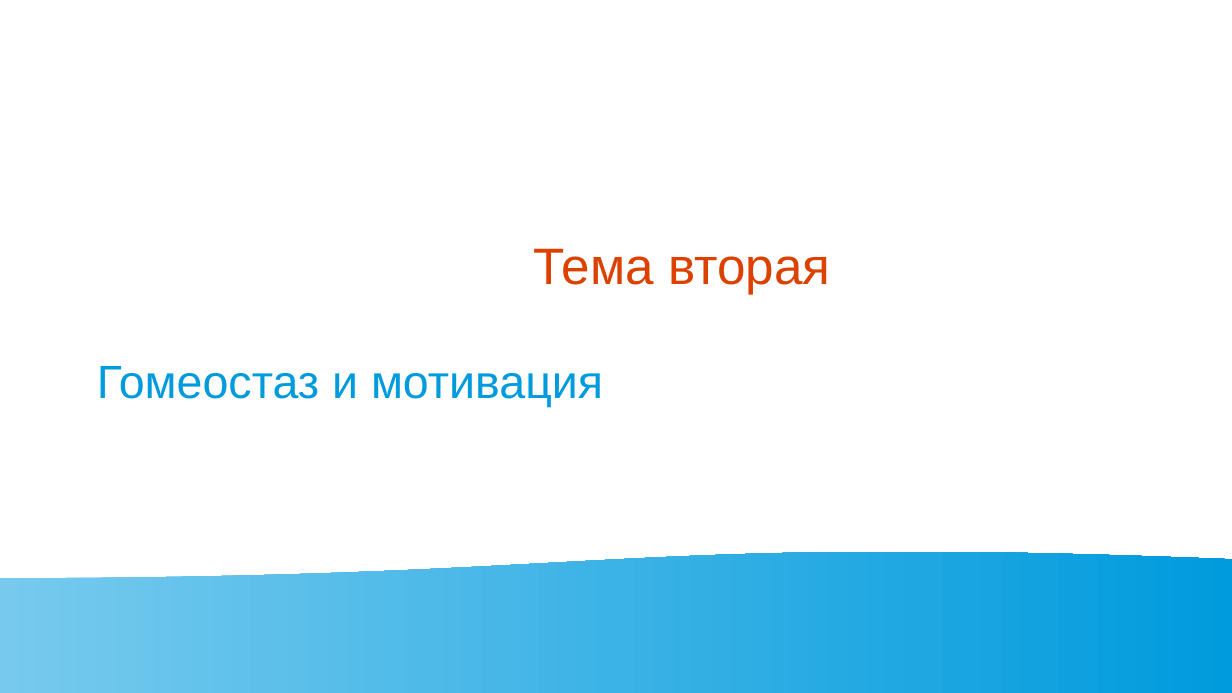
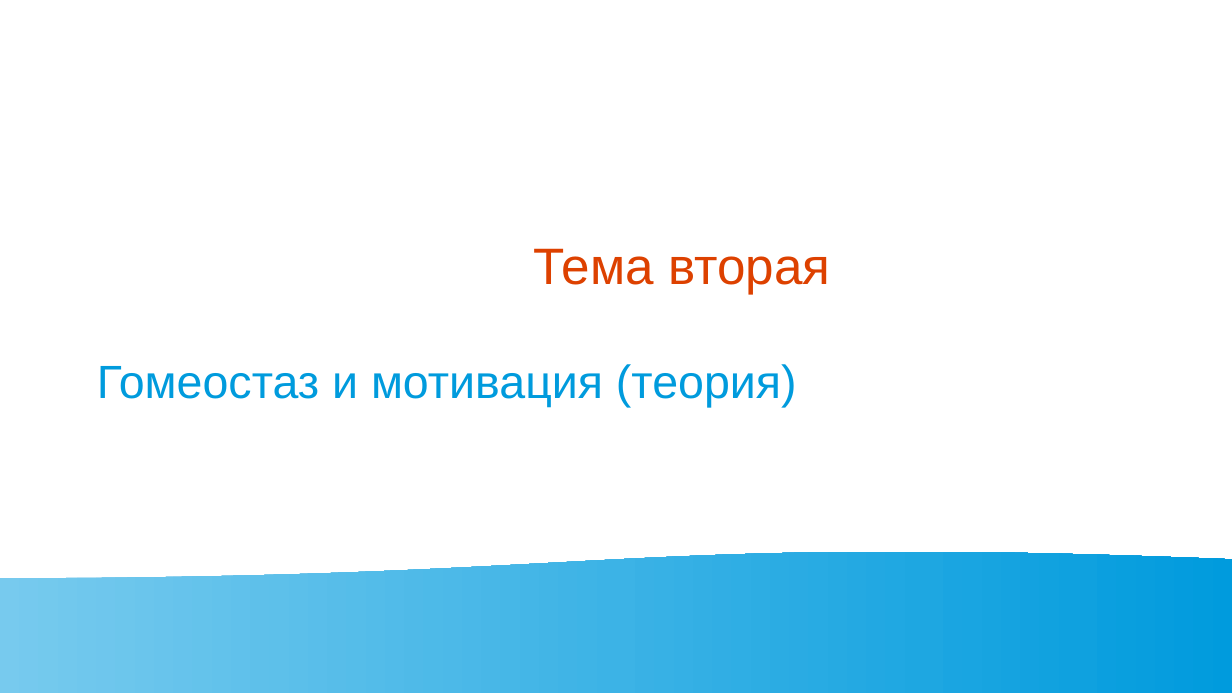
Before and after one commit to Chularev/articles, a slide deck: slide 1 of Psychology/2. гомеостаз и мотивация.odp. Drawn at 1232x693 pixels with LibreOffice and Linux fonts; fonts in the diff are those of the drawing. Boxes give left, top, right and bottom in pixels: in the first picture for what was removed or moved away, otherwise in the second. Text is boxed around its words. In the diff, an @@ line names an element or a change of style, - is before the commit and + after.

```diff
--- a/Psychology/2. гомеостаз и мотивация.odp
+++ b/Psychology/2. гомеостаз и мотивация.odp
@@ text at (97, 364, 797, 407): text changed @@
-Гомеостаз и мотивация
+Гомеостаз и мотивация (теория)
```
Also in this commit, not shown: 4 slides added, 1 slide removed.
